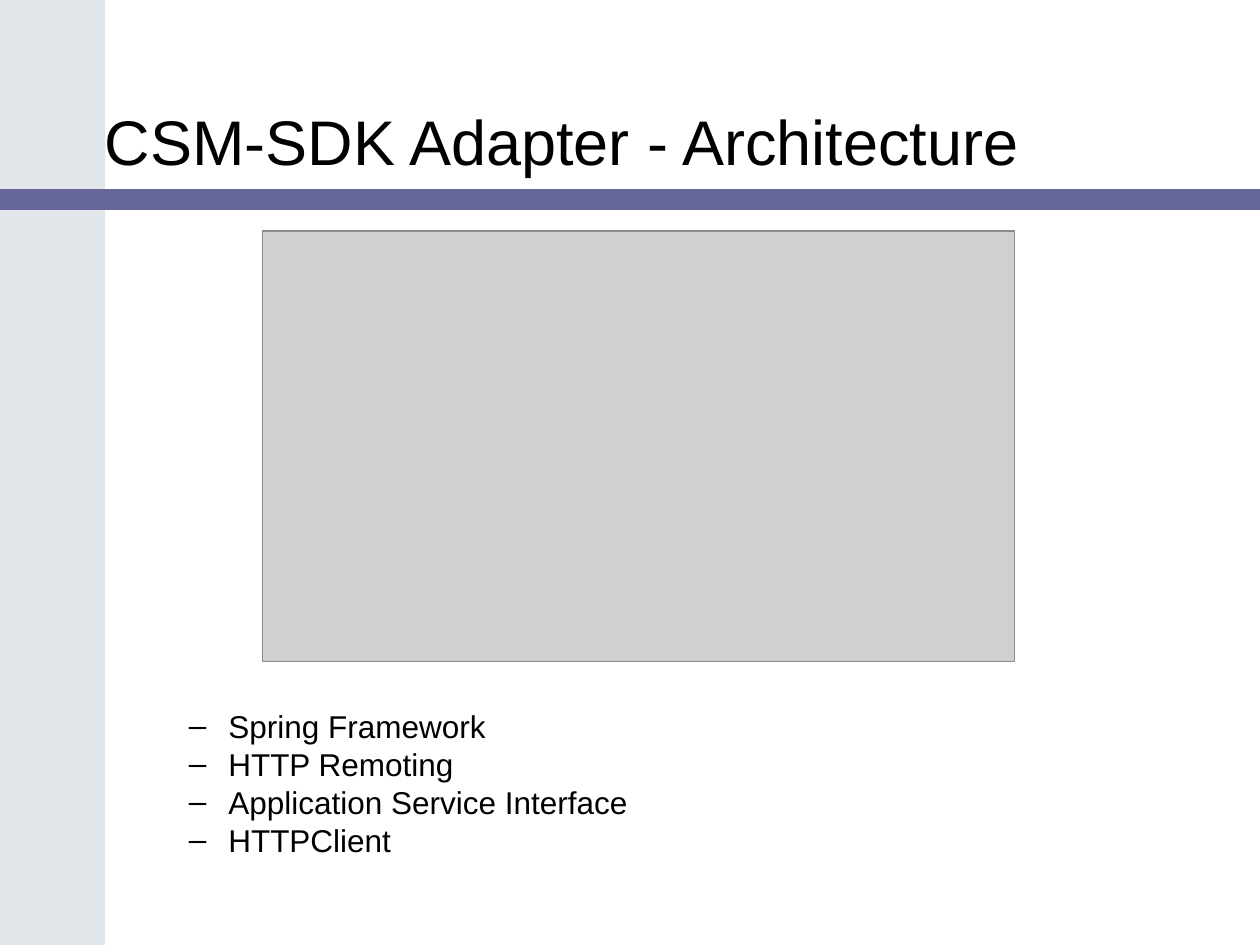
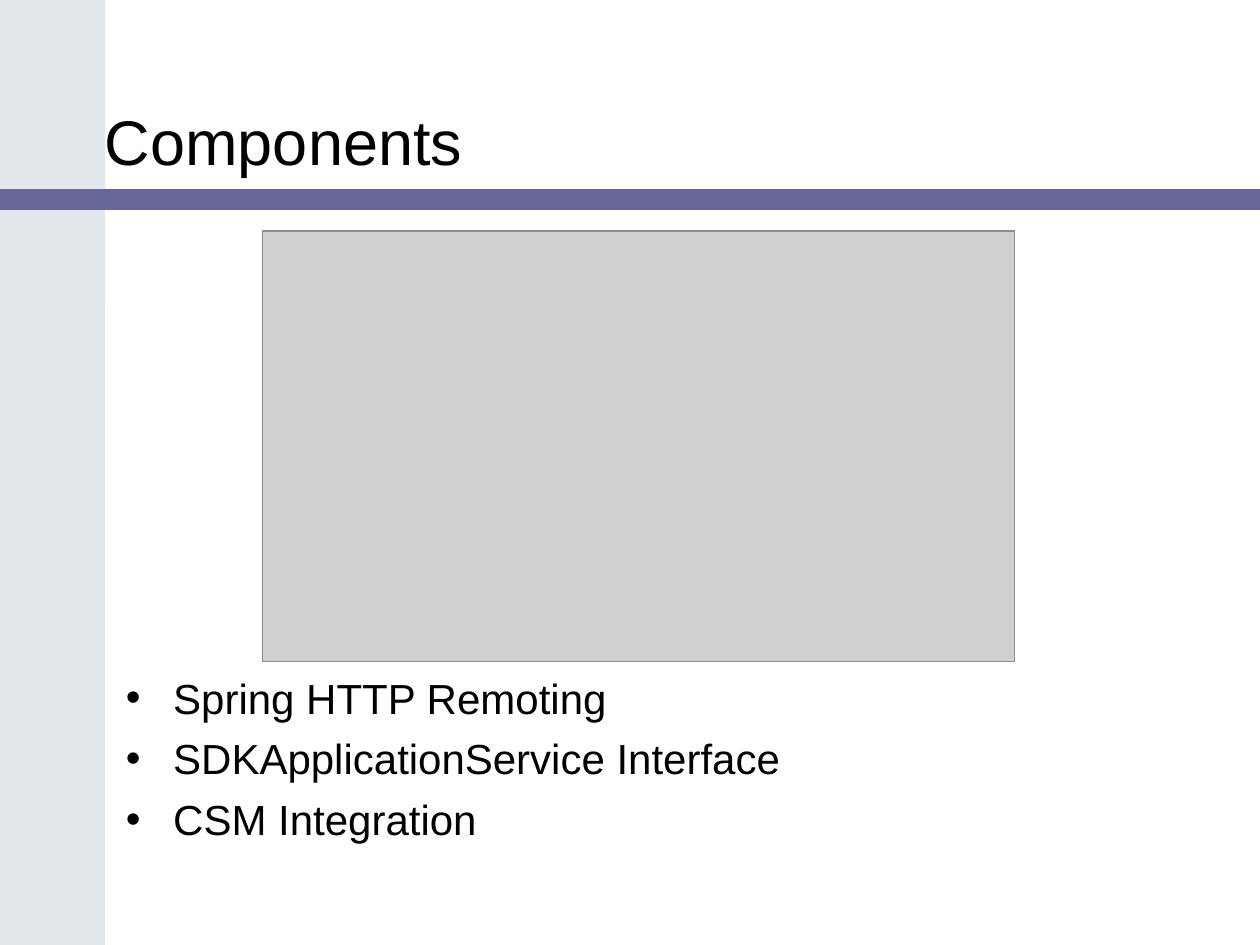
Before and after one commit to CBIIT/common-security-module-docs, a slide deck: slide 9 of Presentations/SDK_Bootcamp_CSM_v1.ppt (slide 7 before the commit). Drawn at 1260x945 pixels with LibreOffice and Linux fonts; fonts in the diff are those of the drawing; grey boxes stand for pictures; background and template pictures are left out. Boxes give left, top, right and bottom in pixels: in the first picture for what was removed or moved away, otherwise in the second. Text is boxed around its words. In the diff, an @@ line names an element or a change of style, - is before the commit and + after.

```diff
--- a/Presentations/SDK_Bootcamp_CSM_v1.ppt
+++ b/Presentations/SDK_Bootcamp_CSM_v1.ppt
@@ title at [105, 121, 462, 177]: text changed @@
-CSM-SDK Adapter - Architecture
+Components
@@ text at [173, 683, 780, 844]: text changed; size 18 to 24 pt @@
-  – Spring Framework
-  – HTTP Remoting
-  – Application Service Interface
-  – HTTPClient
+• Spring HTTP Remoting
+• SDKApplicationService Interface
+• CSM Integration
```
Also in this commit, not shown: 8 other slides changed, 11 slides added, 11 slides removed, 1 other file.
